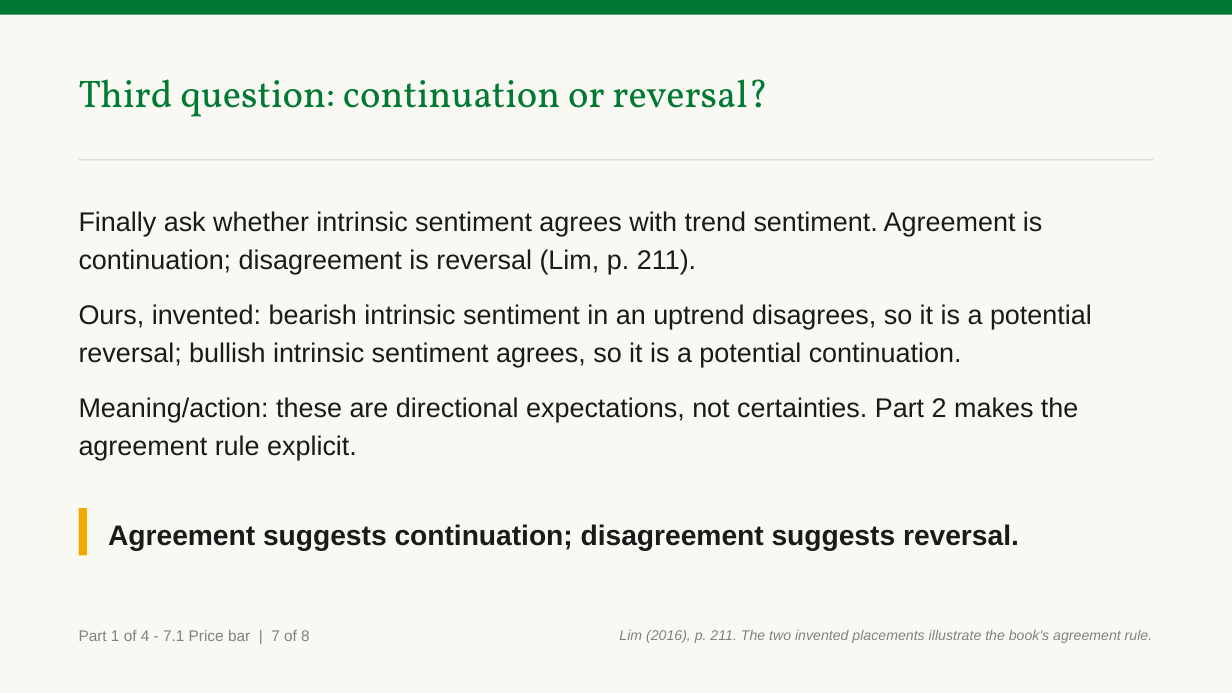
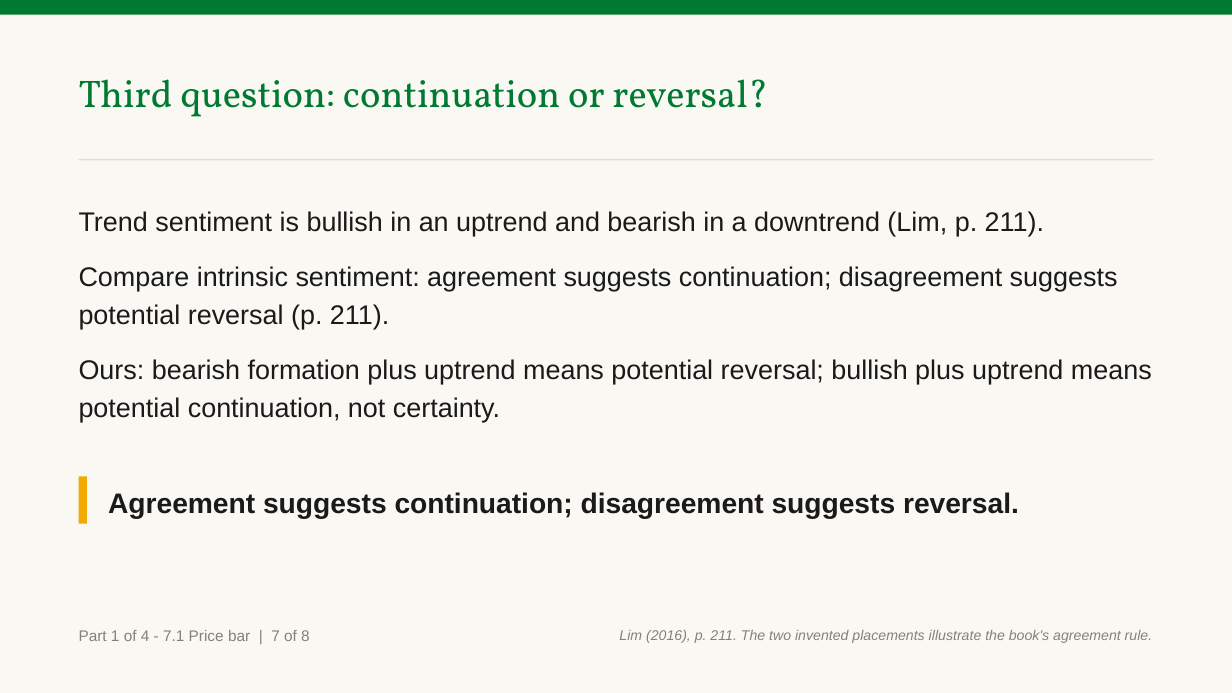
Before and after one commit to benjiesotelo-sudo/Telos_FIN1209, a slide deck: slide 10 of chapter-07/FIN1209-Chapter-07.pptx. Drawn at 1232x693 pixels with LibreOffice and Linux fonts; fonts in the diff are those of the drawing. Boxes give left, top, right and bottom in pixels: in the first picture for what was removed or moved away, otherwise in the second. Text is boxed around its words. In the diff, an @@ line names an element or a change of style, - is before the commit and + after.

Commit message:
Define trend sentiment before use

```diff
--- a/chapter-07/FIN1209-Chapter-07.pptx
+++ b/chapter-07/FIN1209-Chapter-07.pptx
@@ text at <box>79,211,1152,422</box>: text changed @@
-Finally ask whether intrinsic sentiment agrees with trend sentiment. Agreement is continuation; disagreement is reversal (Lim, p. 211).
-Ours, invented: bearish intrinsic sentiment in an uptrend disagrees, so it is a potential reversal; bullish intrinsic sentiment agrees, so it is a potential continuation.
-Meaning/action: these are directional expectations, not certainties. Part 2 makes the agreement rule explicit.
+Trend sentiment is bullish in an uptrend and bearish in a downtrend (Lim, p. 211).
+Compare intrinsic sentiment: agreement suggests continuation; disagreement suggests potential reversal (p. 211).
+Ours: bearish formation plus uptrend means potential reversal; bullish plus uptrend means potential continuation, not certainty.
@@ rectangle: place and size @@
-rectangle at <box>79,508,87,555</box>
+rectangle at <box>79,476,87,523</box>
@@ text "Agreement suggests continuation; disagreement suggests ...": place and size @@
-text "Agreement suggests continuation; disagreement suggests ..." at <box>108,524,1019,551</box>
+text "Agreement suggests continuation; disagreement suggests ..." at <box>108,492,1019,519</box>
```
Also in this commit, not shown: 1 other file.
